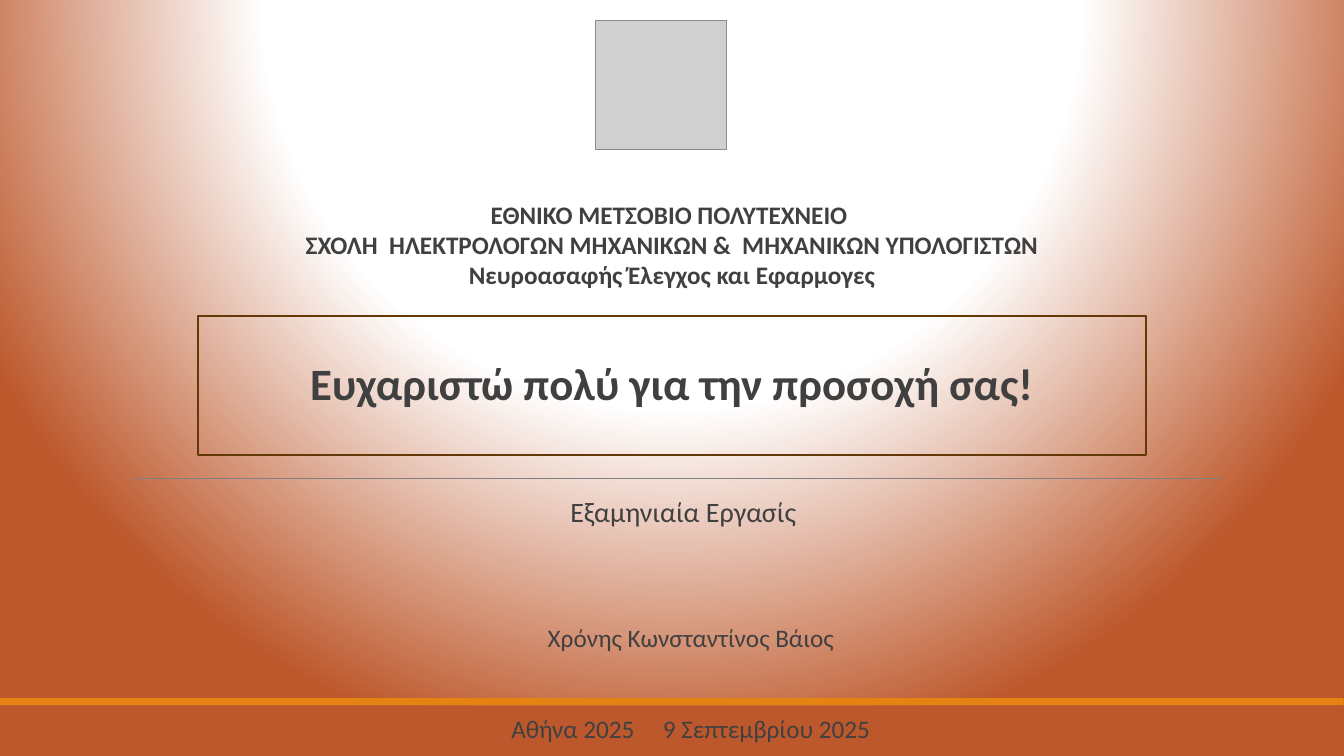
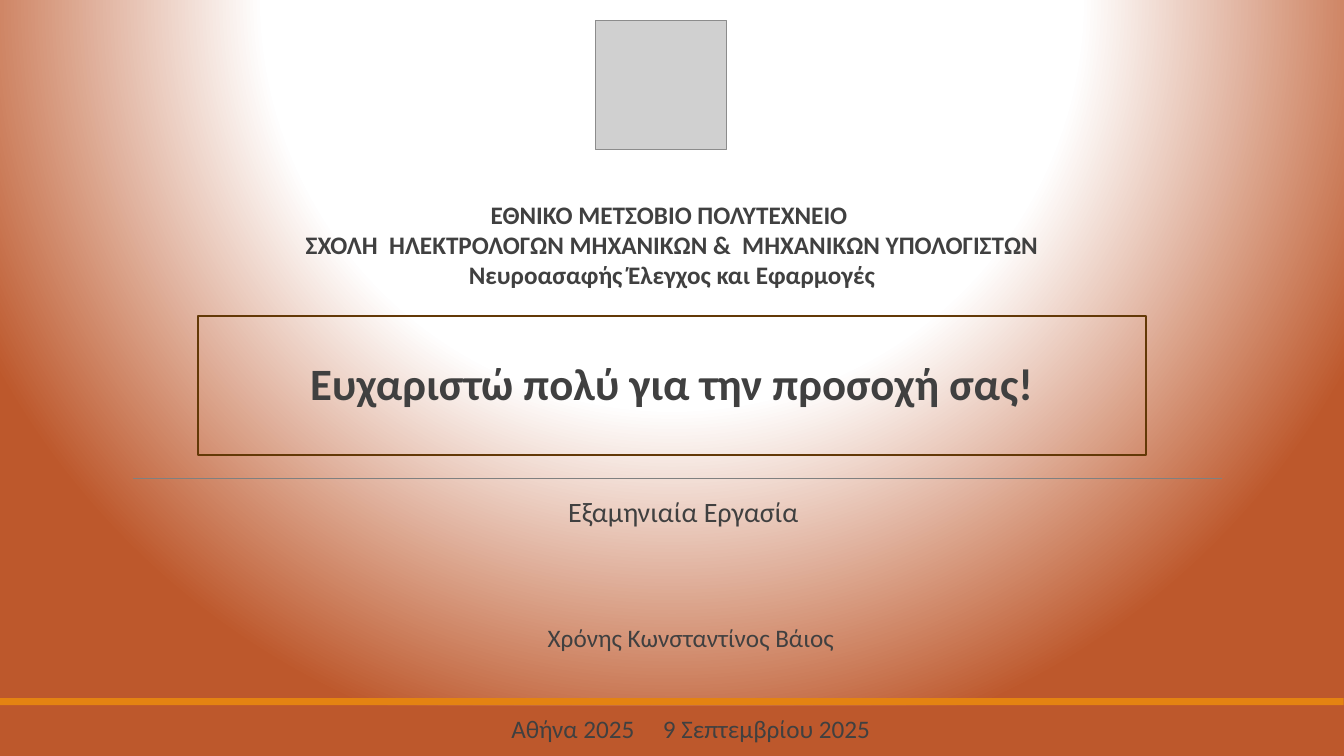
Before and after one commit to kvchr/fuzzy-roundabout-steering, a slide deck: slide 22 of slides/fuzzy_roundabout_slides_GR.pptx. Drawn at 1344x756 pixels with LibreOffice and Linux fonts; fonts in the diff are those of the drawing; grey boxes stand for pictures. Boxes give left, top, right and bottom in pixels: in the first picture for what was removed or moved away, otherwise in the second. Text is boxed around its words. In the diff, an @@ line names an element or a change of style, - is before the commit and + after.

```diff
--- a/slides/fuzzy_roundabout_slides_GR.pptx
+++ b/slides/fuzzy_roundabout_slides_GR.pptx
@@ text at [469,266,875,288]: text changed @@
-Νευροασαφής Έλεγχος και Εφαρμογες
+Νευροασαφής Έλεγχος και Εφαρμογές
@@ text at [568,502,798,527]: text changed @@
-Εξαμηνιαία Εργασίς
+Εξαμηνιαία Εργασία
```
Also in this commit, not shown: 13 other slides changed, 8 other files.
